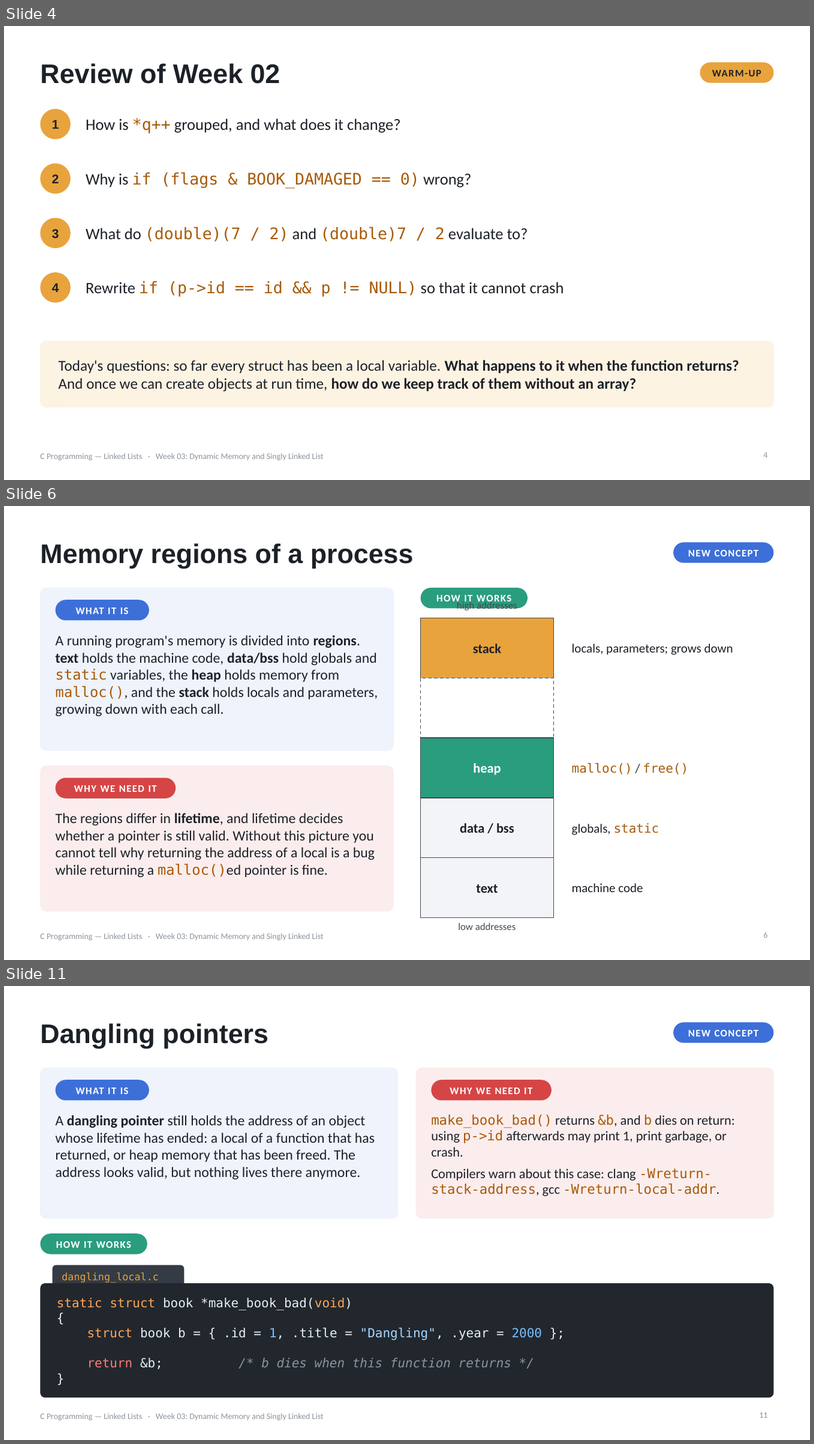
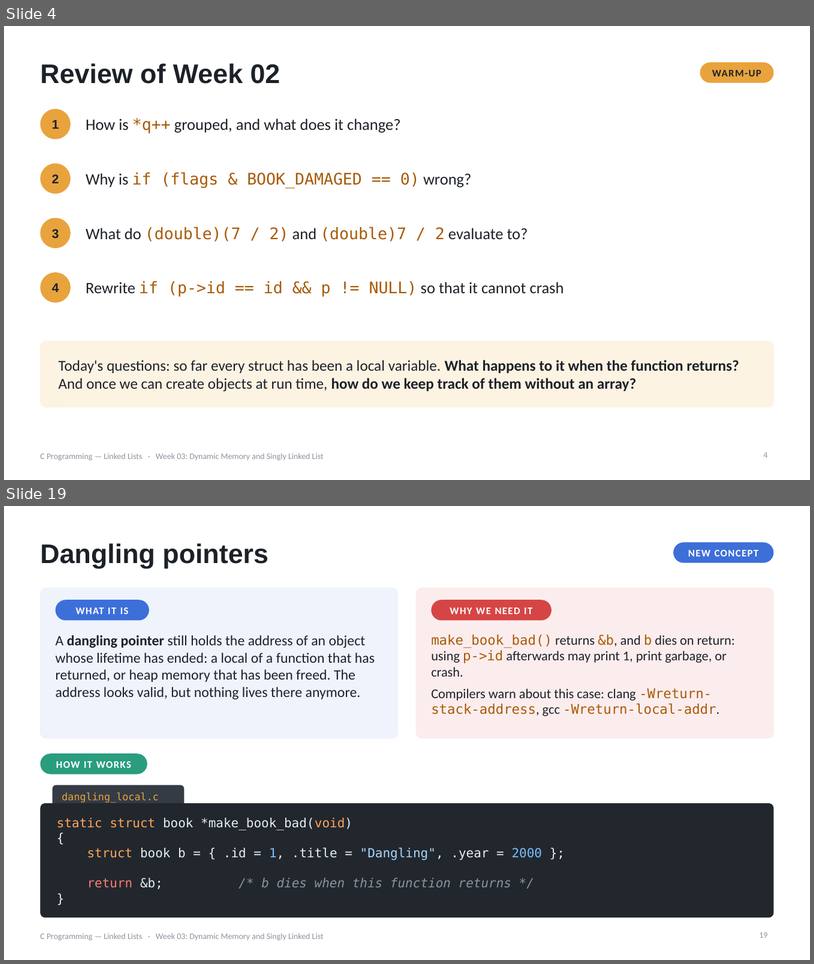
Before and after one commit to seehwan/2026-swcoding, a slide deck: lectures/week03-linked-list/week03-part1-slides.pptx. Shown one above the other, each under a label of ours: slides 4, 6 and 11 before the commit, slides 4 and 19 after it; the slides between them are not shown. The pictures are 814x1444 and 814x964 pixels, drawn with LibreOffice and Linux fonts; fonts in the diff are those of the drawing. Boxes give left, top, right and bottom in pixels: in the first picture for what was removed or moved away, otherwise in the second. Text is boxed around its words. In the diff, an @@ line names an element or a change of style, - is before the commit and + after.

```diff
--- a/lectures/week03-linked-list/week03-part1-slides.pptx
+++ b/lectures/week03-linked-list/week03-part1-slides.pptx
@@ slide 6 removed at (4,506,810,960), background #FFFFFF; not listed: 1 template element that a slide beside it also shows @@
@@ title removed at (40,543,414,568) @@
-Memory regions of a process
@@ rounded rectangle removed at (674,542,774,563) @@
-NEW CONCEPT
@@ rounded rectangle removed at (40,588,393,750) @@
@@ rounded rectangle removed at (421,588,528,608) @@
-HOW IT WORKS
@@ rounded rectangle removed at (56,600,149,621) @@
-WHAT IT IS
@@ text removed at (457,600,518,611) @@
-high addresses
@@ rectangle removed at (421,618,554,678) @@
-stack
@@ text removed at (56,635,378,716) @@
-A running program's memory is divided into regions. text holds the machine code, data/bss hold globals and static variables, the heap holds memory from malloc(), and the stack holds locals and parameters, growing down with each call.
@@ text removed at (572,643,734,655) @@
-locals, parameters; grows down
@@ rectangle removed at (421,678,554,738) @@
@@ rectangle removed at (421,738,554,798) @@
-heap
@@ rounded rectangle removed at (40,766,393,912) @@
@@ text removed at (572,763,689,774) @@
-malloc() / free()
@@ rounded rectangle removed at (56,778,176,798) @@
-WHY WE NEED IT
@@ rectangle removed at (421,798,554,858) @@
-data / bss
@@ text removed at (56,813,375,877) @@
-The regions differ in lifetime, and lifetime decides whether a pointer is still valid. Without this picture you cannot tell why returning the address of a local is a bug while returning a malloc()ed pointer is fine.
@@ text removed at (572,823,660,835) @@
-globals, static
@@ rectangle removed at (421,858,554,918) @@
-text
@@ text removed at (572,883,643,892) @@
-machine code
@@ text removed at (458,922,516,930) @@
-low addresses
@@ page number removed at (764,932,768,937) @@
-6
@@ what was slide 11 is now slide 19 @@
@@ page number at (759,932,768,937): text changed @@
-11
+19
```
Also in this commit, not shown: 11 slides changed, 1 slide added, 2 other slides removed, 3 other files.
